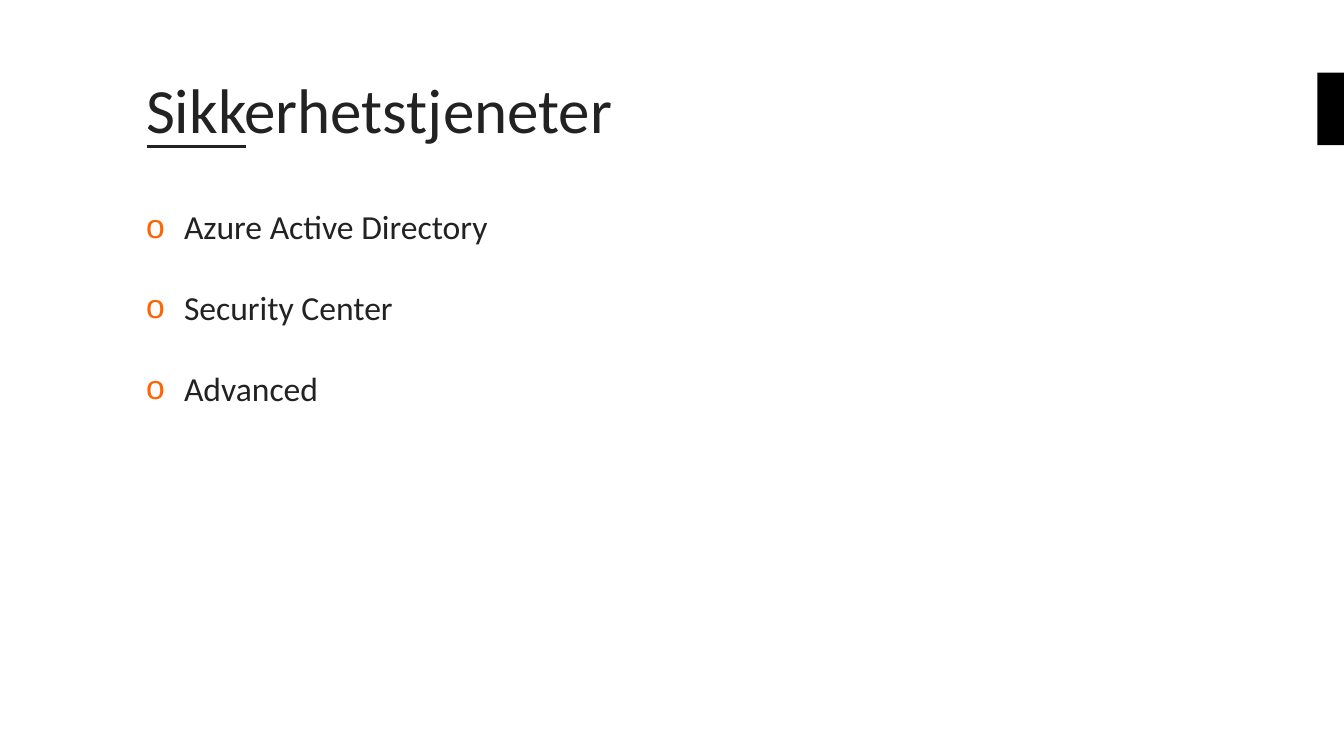
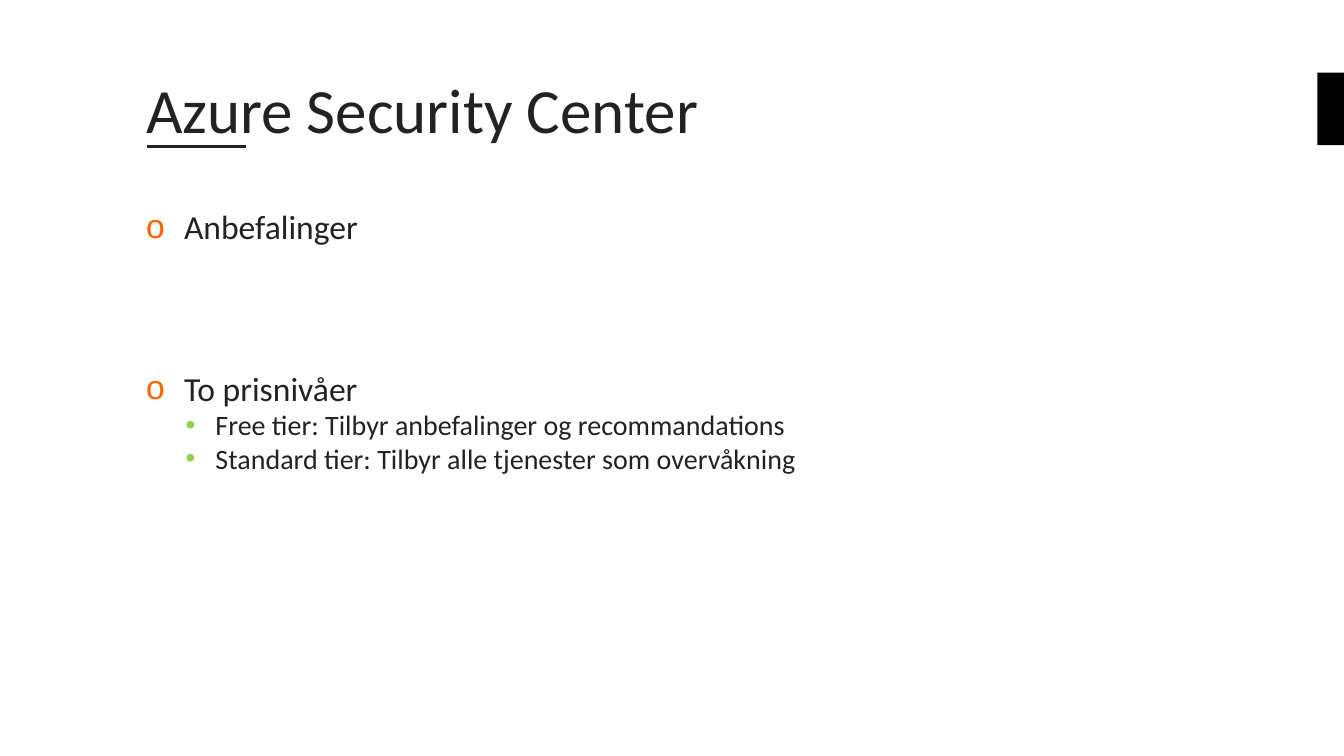
Before and after one commit to bouvet/azure-workshops, a slide deck: slide 9 of Workshop_3/Presentasjon/Azureskolen-Workshop#3.pptx (slide 8 before the commit). Drawn at 1344x756 pixels with LibreOffice and Linux fonts; fonts in the diff are those of the drawing; background and template pictures are left out. Boxes give left, top, right and bottom in pixels: in the first picture for what was removed or moved away, otherwise in the second. Text is boxed around its words. In the diff, an @@ line names an element or a change of style, - is before the commit and + after.

Commit message:
updated presentation

```diff
--- a/Workshop_3/Presentasjon/Azureskolen-Workshop#3.pptx
+++ b/Workshop_3/Presentasjon/Azureskolen-Workshop#3.pptx
@@ title at box(146, 89, 698, 148): text changed @@
-Sikkerhetstjeneter
+Azure Security Center
@@ text at box(184, 215, 796, 474): text changed; size 24 to 20 pt @@
-o Azure Active Directory
-o Security Center
-o Advanced
+o Anbefalinger
+o To prisnivåer
+  • Free tier: Tilbyr anbefalinger og recommandations
+  • Standard tier: Tilbyr alle tjenester som overvåkning
```
Also in this commit, not shown: 3 other slides changed, 5 slides added, 1 slide removed.
